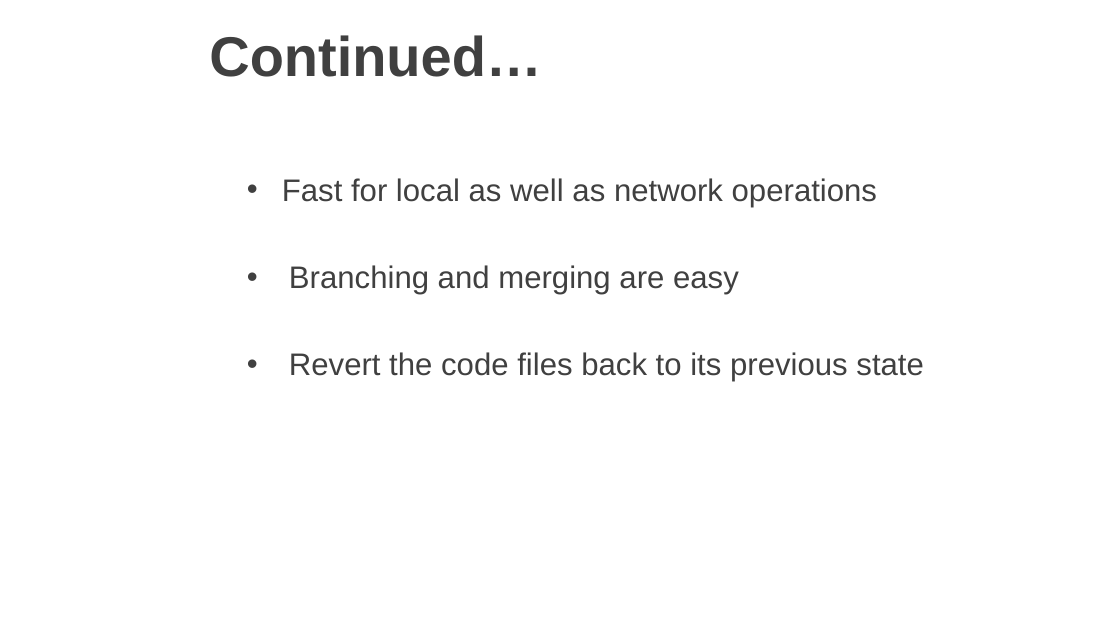
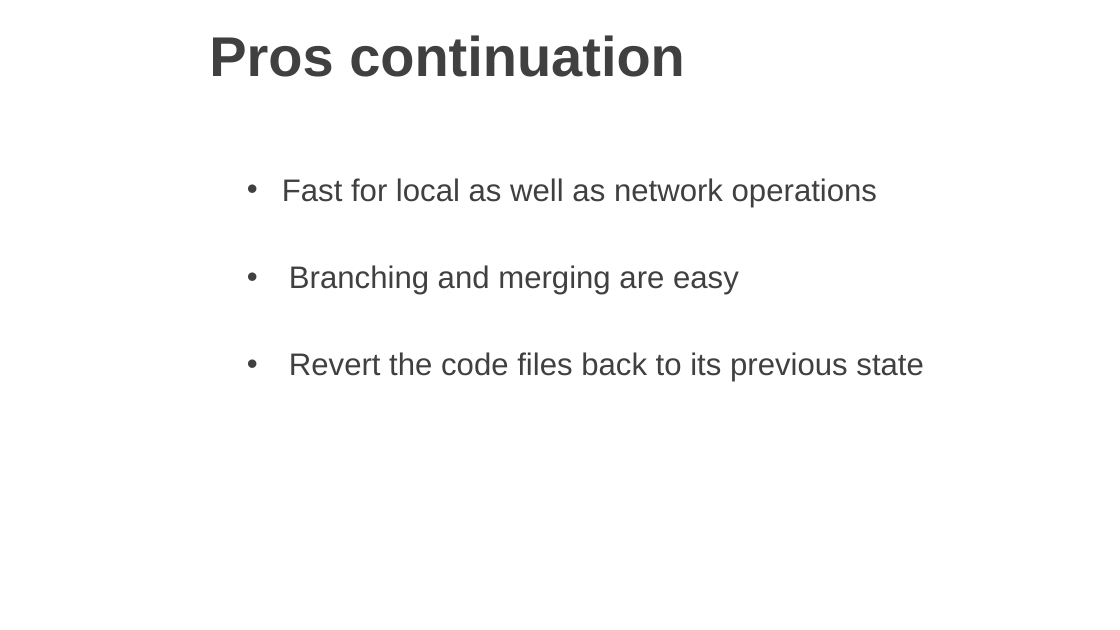
Before and after one commit to sumanth333/EPAM_RD, a slide deck: slide 6 of GIT/Git_PPT.pptx. Drawn at 1120x630 pixels with LibreOffice and Linux fonts; fonts in the diff are those of the drawing; background and template pictures are left out. Boxes give left, top, right and bottom in pixels: in the first picture for what was removed or moved away, otherwise in the second. Text is boxed around its words. In the diff, an @@ line names an element or a change of style, - is before the commit and + after.

Commit message:
Modifying Titles

```diff
--- a/GIT/Git_PPT.pptx
+++ b/GIT/Git_PPT.pptx
@@ title at box(209, 35, 685, 77): text changed @@
-Continued…
+Pros continuation
```
Also in this commit, not shown: 2 other slides changed.
